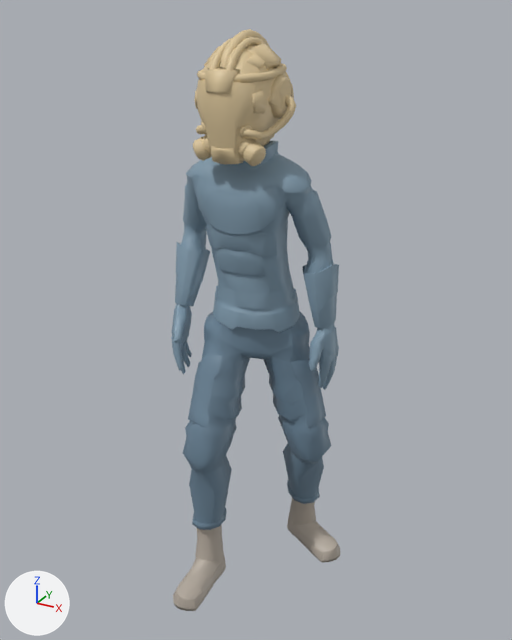
Before and after pictures for a commit that changed the glTF model game/src/assets/sprites3d/diver.glb.
Both versions are drawn from a 50 mm camera at (0.549, -0.974, 1.006) aimed at (0.013, 0.0, 0.519). Every picture has the same lights, and +X, +Y and +Z are marked at lower left. The first picture is the older version.
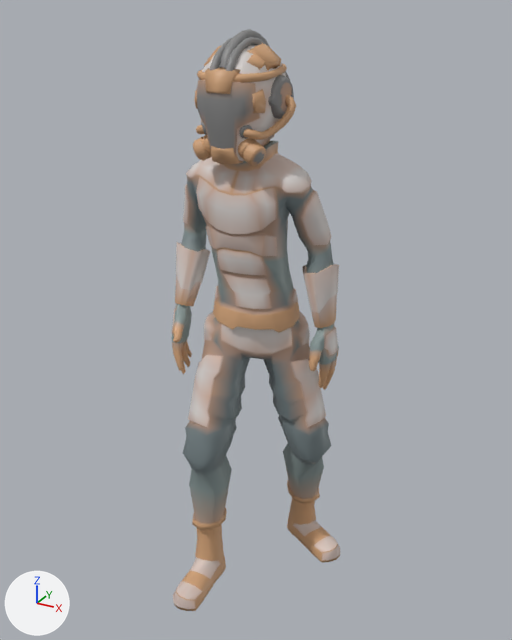
What differs and where, as boxes (x1, y1, x2, y2) in the pictures (512 x 640 px):
part 1 of me_mesh_0, recoloured: (171, 29, 339, 522) in both
part 2 of me_mesh_0, recoloured: (172, 43, 340, 611) in both
part 3 of me_mesh_0, recoloured (greyish cyan to light grey): (171, 45, 341, 609) in both
part 4 of me_mesh_0, recoloured: (172, 80, 339, 525) in both

The edits, one by one:
me_mesh_0 has 5470 vertices, 10558 faces and spans x -0.152..0.161, y -0.187..0.147, z 0.0..0.978.
me_mesh_0 is used by ob_mesh_0; location (0.0, 0.0, 0.0).
me_mesh_0 part 1: 3672 faces centred in x -0.144..0.144, y -0.121..0.104, z 0.173..0.977 are repainted in the vertex colours; the middle colour goes from beige #dec89d to grey #888888.
me_mesh_0 part 2: 4420 faces centred in x -0.147..0.159, y -0.185..0.145, z 0.0..0.955 are repainted in the vertex colours; the middle colour goes from grey #b5ab9f to brown #d1a379.
me_mesh_0 part 3: 1430 faces centred in x -0.149..0.158, y -0.184..0.129, z 0.013..0.958 are repainted in the vertex colours; the middle colour goes from greyish cyan #819b9d to light grey #dad4d1.
me_mesh_0 part 4: 1036 faces centred in x -0.142..0.145, y -0.102..0.113, z 0.126..0.912 are repainted in the vertex colours; the middle colour goes from greyish blue #819bad to beige #ba9b87.
